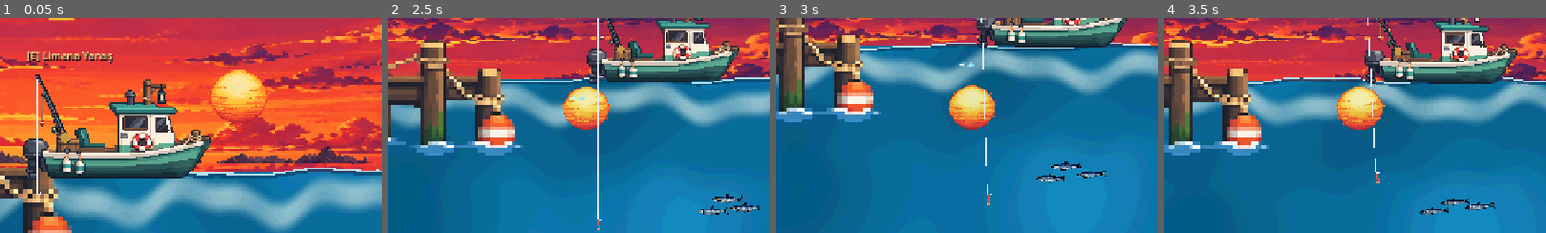
Above: before the commit, frames 1-4 (left to right).
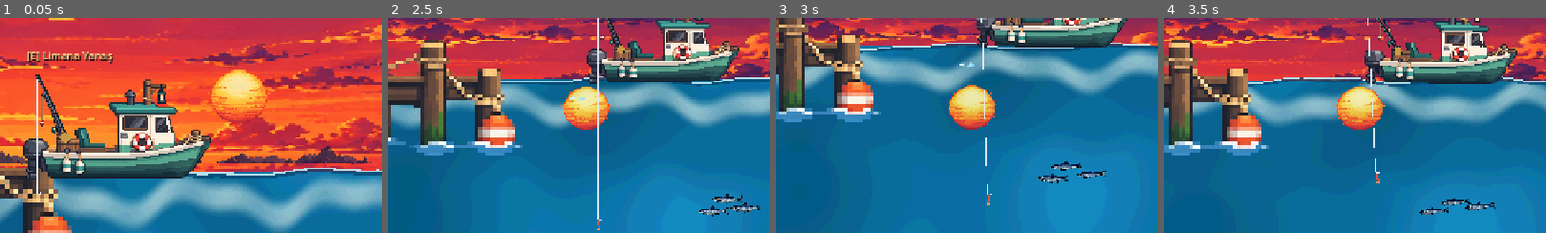
Above: after the commit, the same moments.

Repository: mirackayademir/TinyFisher
Game: Godot game, scene res://scenes/world.tscn
Same seed, same stepped clock (60 frames per second), same inputs: the game is played once before the commit and once after it.
Inputs (mouse positions are % of the whole screen's width and height, from its top left):
- Up to frame 1 (0.05 s): no input
- Up to frame 2 (2.5 s): tap Enter at 0.5 s; move the mouse to (72, 45) at 0.52 s; hold D (move_right) 0.53-1.28 s; tap E (dock) at 0.6 s; click (72, 45) at 0.67 s; move the mouse to (30, 55) at 1.27 s; hold S 1.28-2.03 s; tap 1 at 1.35 s; move the mouse to (60, 28) at 2.02 s; hold D (move_right) from 2.03 s (still down); tap 2 at 2.1 s
- Up to frame 3 (3 s): move the mouse to (45, 70) at 2.77 s; release D (move_right) at 2.78 s; hold W from 2.78 s (still down); tap 3 at 2.85 s; click (45, 70) at 2.92 s
- Up to frame 4 (3.5 s): keep holding W
The pictures show only the part of the screen within x 50-100%, y 16-66%; the shares and areas given below are measured in that part.

The runs differ from the first frame. In frame 2, 0.1% of the frame differs, in the area x 81-93%, y 83-93%; in frame 3, 0.2%, in the area x 68-87%, y 68-77%; in frame 4, less than 0.1%.

Commit message:
Add front wave environment layer

Diff:
--- a/scenes/environment_layers.gd
+++ b/scenes/environment_layers.gd
@@ -3,7 +3,7 @@
 # TinyFisher katmanli dunya altyapisi.
 # 36 environment gorseli TEK TEK eklenecek.
 # Aktif: 1) sky_base_01.png  2) sun_01_TEMP.png  3) horizon_land_01.png
-#        4) ocean_surface_base_01.png  5) wave_back_01.png
+#        4) ocean_surface_base_01.png  5) wave_back_01.png  6) wave_front_01.png
 
 const ENV_ROOT_NAME: String = "EnvironmentLayers"
 const DECOR_SEED: int = 9042026
@@ -39,6 +39,7 @@
 const HORIZON_TEXTURE_PATH: String = "res://assets/environment/surface/horizon_land_01.png"
 const OCEAN_SURFACE_TEXTURE_PATH: String = "res://assets/environment/surface/ocean_surface_base_01.png"
 const WAVE_BACK_TEXTURE_PATH: String = "res://assets/environment/surface/wave_back_01.png"
+const WAVE_FRONT_TEXTURE_PATH: String = "res://assets/environment/surface/wave_front_01.png"
 
 var _scene_id: int = 0
 var _world: Node2D = null
@@ -50,7 +51,7 @@
 func _ready() -> void:
 	process_mode = Node.PROCESS_MODE_ALWAYS
 	_rng.seed = DECOR_SEED
-	print("ENVIRONMENT LAYERS V12: WAVE BACK 5/36")
+	print("ENVIRONMENT LAYERS V13: WAVE FRONT 6/36")
 
 
 func _process(_delta: float) -> void:
@@ -88,7 +89,8 @@
 	_build_horizon_only()
 	_build_ocean_surface_only()
 	_build_wave_back_only()
-	print("ENVIRONMENT: 5/36 aktif")
+	_build_wave_front_only()
+	print("ENVIRONMENT: 6/36 aktif")
 
 
 func _prepare_base_layer_order() -> void:
@@ -283,9 +285,6 @@
 	root.name = "WaveBackArt"
 	layer.add_child(root)
 
-	# Asset 2048x128. Yatay olcegi koruyoruz; kisa araliklarla tekrar edip
-	# desen olusturmasin diye 2048 px'lik uzun parcalar kullaniyoruz.
-	# Her ikinci parca aynalanir; tekrar fark edilmesi daha da azalir.
 	var target_height: float = 30.0
 	var y_scale: float = target_height / texture_size.y
 	var tile_width: float = texture_size.x
@@ -304,6 +303,51 @@
 		root.add_child(sprite)
 
 		x += tile_width - 2.0
+		tile_index += 1
+
+
+# -----------------------------------------------------------------------------
+# GORSEL 6 / 36 - WAVE FRONT
+# -----------------------------------------------------------------------------
+
+func _build_wave_front_only() -> void:
+	var layer: Node2D = get_layer("WaveFrontLayer")
+	if layer == null or layer.get_node_or_null("WaveFrontArt") != null:
+		return
+
+	var texture: Texture2D = _load_texture(WAVE_FRONT_TEXTURE_PATH)
+	if texture == null:
+		return
+
+	var texture_size: Vector2 = texture.get_size()
+	if texture_size.x <= 0.0 or texture_size.y <= 0.0:
+		return
+
+	var root: Node2D = Node2D.new()
+	root.name = "WaveFrontArt"
+	layer.add_child(root)
+
+	# On dalga mevcut hareketli beyaz Line2D'nin hemen altinda kalir.
+	# Uzun 2048px civari parcalar + ayna sirasi ile kisa tekrar hissi olusmaz.
+	var target_height: float = 24.0
+	var x_scale: float = 1.10
+	var y_scale: float = target_height / texture_size.y
+	var tile_width: float = texture_size.x * x_scale
+	var center_y: float = WATER_SURFACE_Y + 5.0
+	var x: float = WORLD_LEFT_X + tile_width * 0.5
+	var tile_index: int = 0
+
+	while x < WORLD_RIGHT_X + tile_width * 0.5:
+		var sprite: Sprite2D = Sprite2D.new()
+		sprite.name = "WaveFront_%02d" % tile_index
+		sprite.texture = texture
+		sprite.texture_filter = CanvasItem.TEXTURE_FILTER_NEAREST
+		sprite.position = Vector2(x, center_y)
+		sprite.scale = Vector2((-x_scale) if tile_index % 2 == 1 else x_scale, y_scale)
+		sprite.modulate = Color(0.90, 0.98, 1.0, 0.46)
+		root.add_child(sprite)
+
+		x += tile_width - 3.0
 		tile_index += 1
 
 
